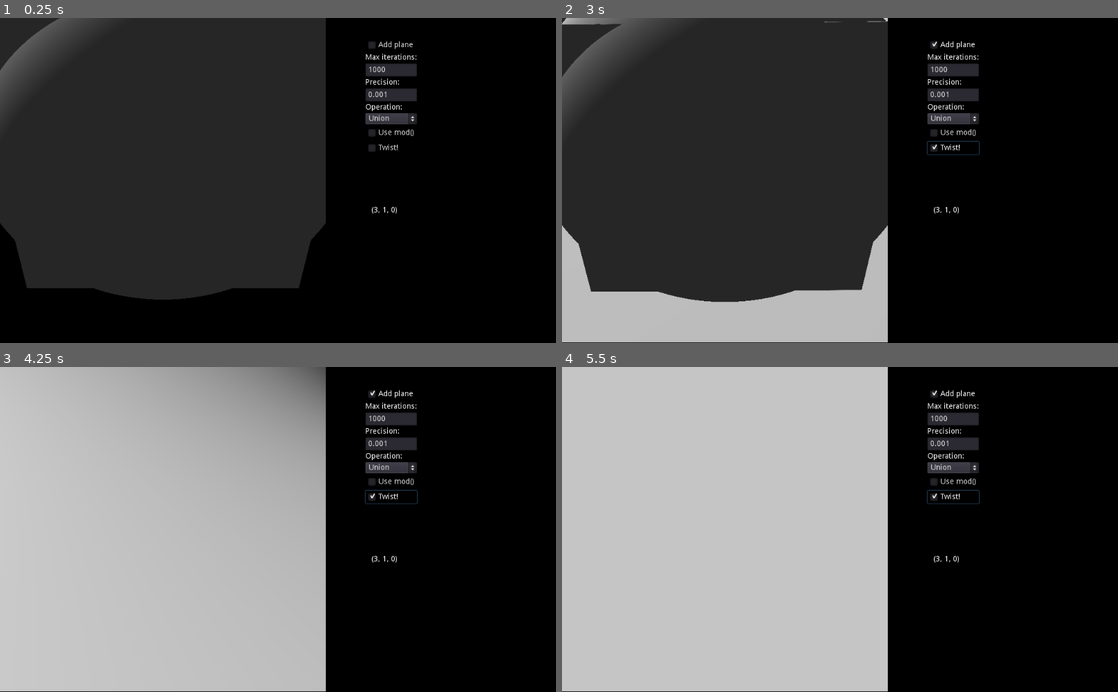
Above: before the commit, frames 1-4 (two rows, left to right).
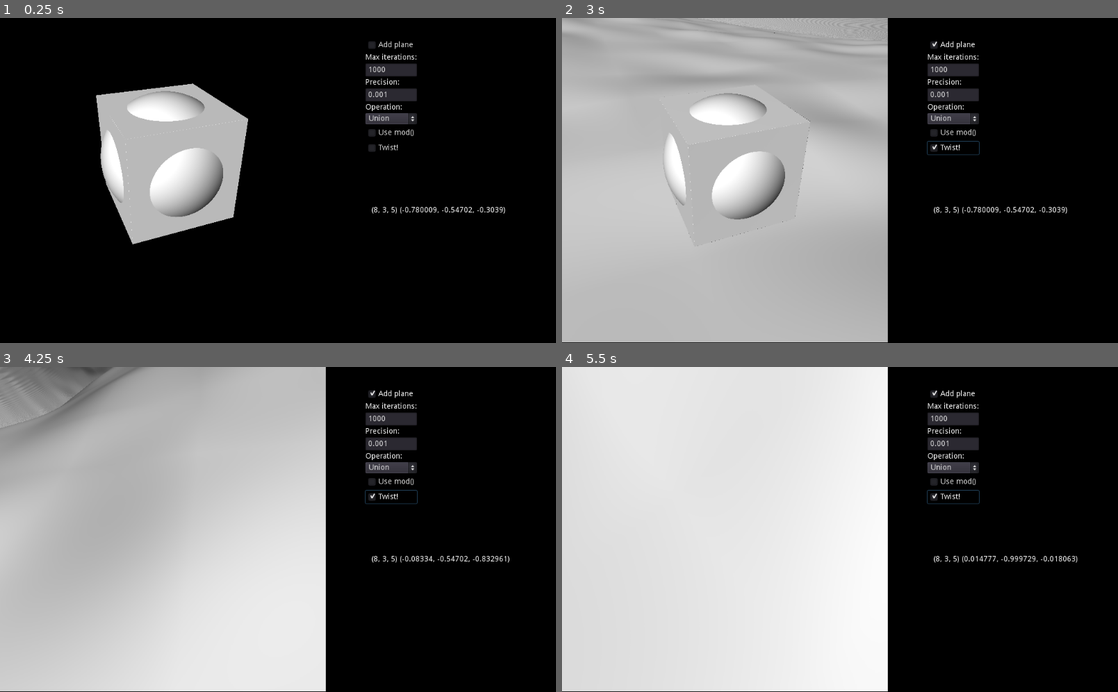
Above: after the commit, the same moments.

Repository: Castux/code-club
Game: Godot game, scene res://Raymarching/Raymarching.tscn
Same seed, same stepped clock (60 frames per second), same inputs: the game is played once before the commit and once after it. This scene is started directly instead of the project's main scene.
Inputs:
- Up to frame 1 (0.25 s): no input
- Up to frame 2 (3 s): click "Add plane" at 0.5 s; click "Union" at 1.25 s; click "Use mod()" at 2 s; click "Twist!" at 2.75 s
- Up to frame 3 (4.25 s): hold Right from 3.53 s (still down); hold Q from 3.53 s (still down)
- Up to frame 4 (5.5 s): release Right at 4.28 s; release Q at 4.28 s; hold Down 4.28-5.03 s; tap Q at 4.35 s; hold Right from 5.03 s (still down); hold Q from 5.03 s (still down)

The runs differ from the first frame. In frame 1, 48% of the frame differs, in the area x 0-91%, y 0-87%; in frame 2, 49%; in frame 3, 29%; in frame 4, 54%, in the area x 0-93%, y 0-100%.

Commit message:
Noisy plane + fixed camera

Diff:
--- a/shadertoys/Raymarching/Raymarching.gd
+++ b/shadertoys/Raymarching/Raymarching.gd
@@ -1,8 +1,8 @@
 extends Control
 
-var position = Vector3(3,1,0)
-var direction = Vector3(0,-0.5,1);
-var speed = 2
+var position = Vector3(8,3,5)
+var direction = Vector3(-0.77,-0.54,-0.30).normalized();
+var speed = 4
 var rotSpeed = 2 * PI * 0.25
 
 var twistStart = -1
@@ -46,7 +46,7 @@
 		direction = direction.rotated(right, -rotSpeed * delta)
 
 
-	$OutputLabel.text = str(position)
+	$OutputLabel.text = str(position, " ", direction)
 	$Canvas.material.set_shader_param("position", position)
 	$Canvas.material.set_shader_param("direction", direction)
 
--- a/shadertoys/Raymarching/Raymarching.shader
+++ b/shadertoys/Raymarching/Raymarching.shader
@@ -12,6 +12,35 @@
 
 uniform int op = 0;
 
+float random (vec2 st)
+{
+    return fract(sin(dot(st.xy,
+                         vec2(12.9898,78.233)))
+                 * 43758.5453123);
+}
+
+float noise (in vec2 st) {
+    vec2 i = floor(st);
+    vec2 f = fract(st);
+
+    // Four corners in 2D of a tile
+    float a = random(i);
+    float b = random(i + vec2(1.0, 0.0));
+    float c = random(i + vec2(0.0, 1.0));
+    float d = random(i + vec2(1.0, 1.0));
+
+    // Smooth Interpolation
+
+    // Cubic Hermine Curve.  Same as SmoothStep()
+    vec2 u = f*f*(3.0-2.0*f);
+    // u = smoothstep(0.,1.,f);
+
+    // Mix 4 coorners percentages
+    return mix(a, b, u.x) +
+            (c - a)* u.y * (1.0 - u.x) +
+            (d - b) * u.x * u.y;
+}
+
 mat3 rotationMatrix(vec3 axis, float angle)
 {
     axis = normalize(axis);
@@ -53,14 +82,14 @@
 	return max(d1, -d2);
 }
 
-float sphere(vec3 x, vec3 center, float rad)
-{
-	return length(x - center) - rad;
-}
-
-float cube(vec3 x, vec3 center, float size)
-{
-	vec3 tmp = abs(x - center) - vec3(size, size, size);
+float sphere(vec3 x, float rad)
+{
+	return length(x) - rad;
+}
+
+float cube(vec3 x, float size)
+{
+	vec3 tmp = abs(x) - vec3(size, size, size);
 	return max(tmp.x, max(tmp.y, tmp.z));
 }
 
@@ -76,32 +105,37 @@
 	// twist!
 	pos = rotationMatrix(vec3(0,0,1), pos.z / 200.0 * twoPi * twist) * pos;
 
-
+	vec3 mainObjPos = pos;
 	if(useMod)
 	{
-		pos = mod(pos, vec3(6.0,0,6.0));
-	}
-
-	float s = sphere(pos, vec3(3,0,3), 1.5);
-	float c = cube(pos, vec3(3,0,3), 1);
+		mainObjPos = mod(pos, vec3(6.0,0,6.0));
+	}
+
+	float s = sphere(mainObjPos - vec3(3,0,3), 1.2);
+	float c = cube(mainObjPos - vec3(3,0,3), 1);
 
 	float mainObj;
 	if(op == 0)
 	{
-		mainObj = union(s,c);
+		mainObj = union(c,s);
 	}
 	else if(op == 1)
 	{
-		mainObj = intersection(s,c);
+		mainObj = intersection(c,s);
 	}
 	else if(op == 2)
 	{
-		mainObj = difference(s,c);
+		mainObj = difference(c,s);
 	}
 
 	if(addPlane)
 	{
-		mainObj = union(mainObj, plane(pos, vec3(0,1,0), -1));
+		float disp = noise(pos.xz / 4.0) * 0.5;
+
+		float p = plane(pos, vec3(0,1,0), -1) + disp;
+
+
+		mainObj = union(mainObj, p);
 	}
 
 	return mainObj;
@@ -143,9 +177,9 @@
 void fragment()
 {
 	vec3 up = vec3(0,1,0);
-	vec3 right = cross(direction, up);
-
-	up = cross(right, direction);
+	vec3 right = normalize(cross(direction, up));
+
+	up = normalize(cross(right, direction));
 
 	vec2 pixel = UV - vec2(0.5, 0.5);
 	vec3 ray = direction + pixel.x * right * fov - pixel.y * up * fov;
